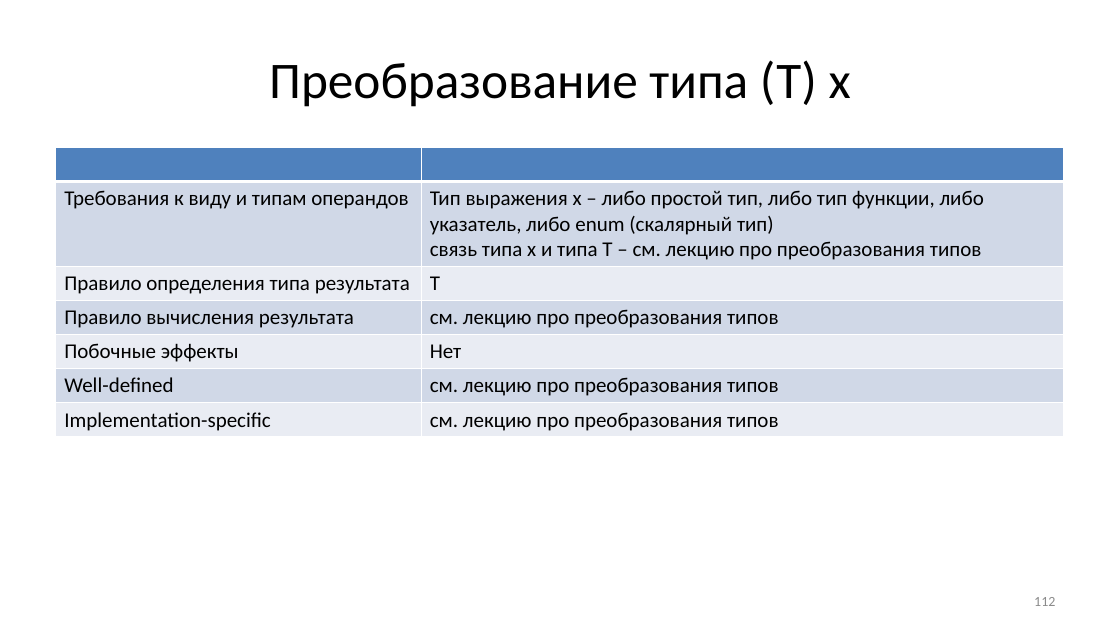
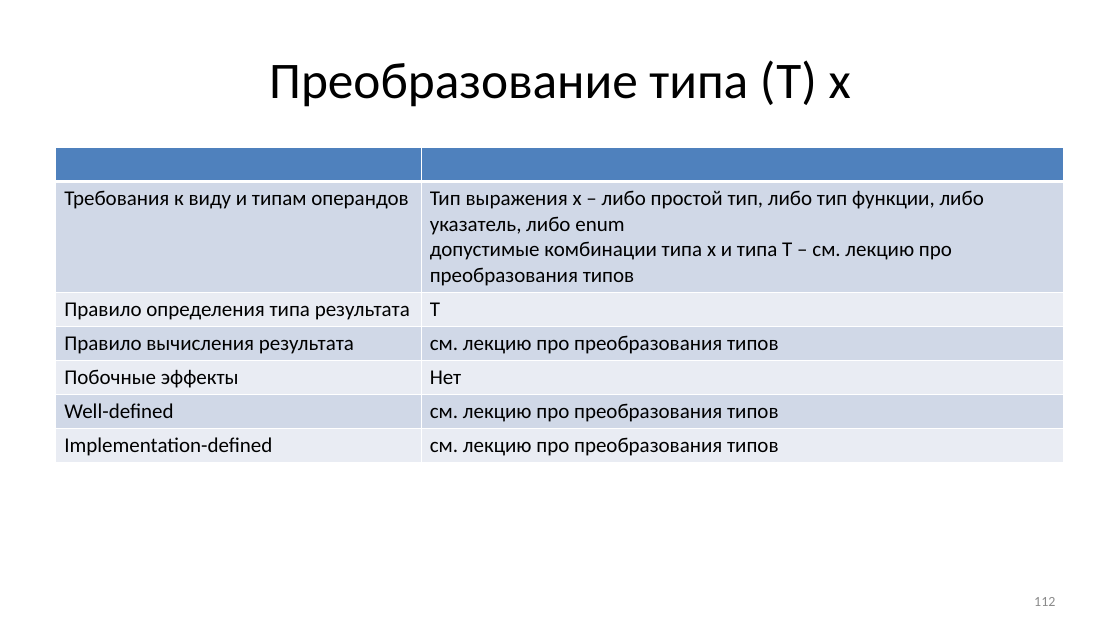
Before and after one commit to Evgueni-Petrov-aka-espetrov/Algorithms-and-Programming-in-C-pptx, a slide deck: slide 112 of 04 Выражения.pptx. Drawn at 1120x630 pixels with LibreOffice and Linux fonts; fonts in the diff are those of the drawing. Boxes give left, top, right and bottom in pixels: in the first picture for what was removed or moved away, otherwise in the second. Text is boxed around its words. In the diff, an @@ line names an element or a change of style, - is before the commit and + after.

```diff
--- a/04 Выражения.pptx
+++ b/04 Выражения.pptx
@@ table at <box>56,147,1065,460</box> @@
-row 2, column 2: Тип выражения x – либо простой тип, либо тип функции, либо указатель, либо enum (скалярный тип) связь типа x и типа T – см. лекцию про преобразования типов
+row 2, column 2: Тип выражения x – либо простой тип, либо тип функции, либо указатель, либо enum / допустимые комбинации типа x и типа T – см. лекцию про преобразования типов
-row 7, column 1: Implementation-specific
+row 7, column 1: Implementation-defined
```
Also in this commit, not shown: 26 other slides changed.
